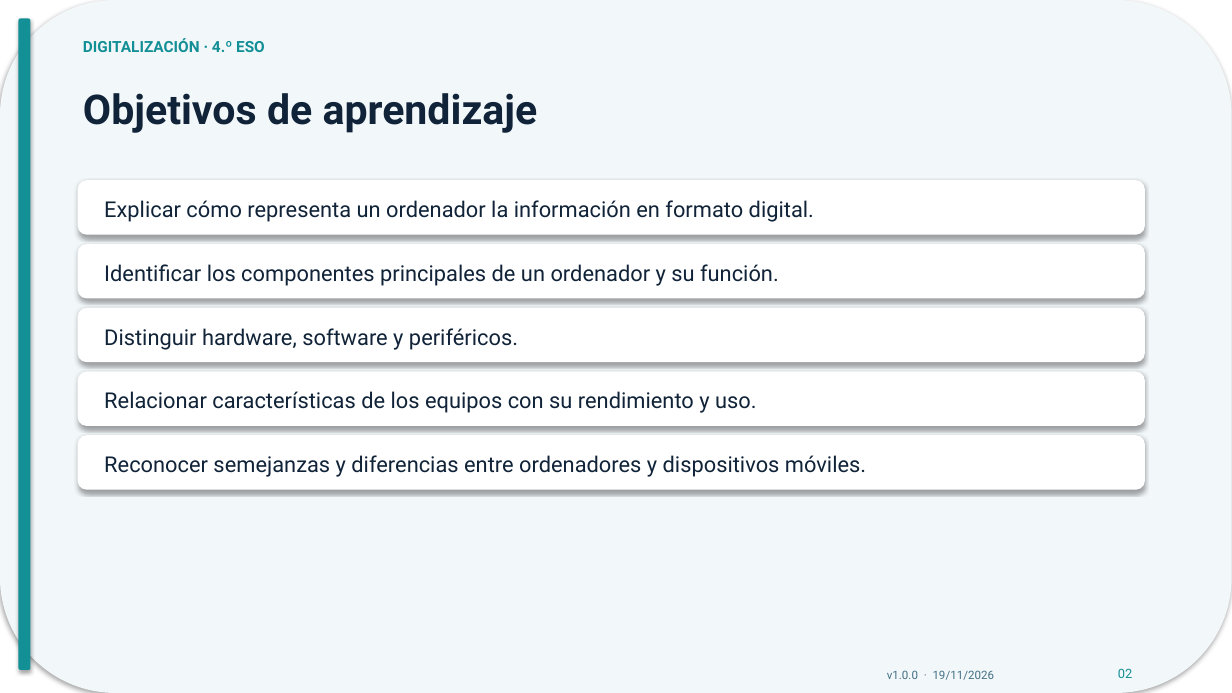
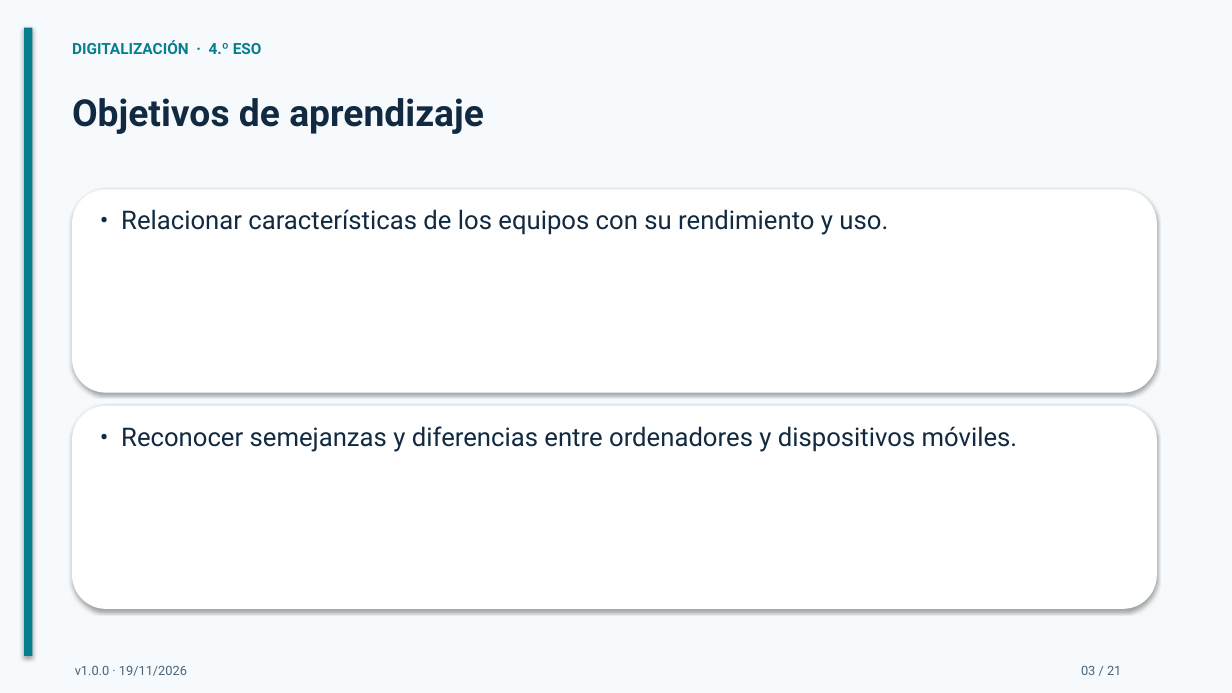
Before and after one commit to bitschips/digitaliza4, a slide deck: slide 3 of temas/tema-01-arquitectura-de-ordenadores/presentaciones/tema-01-arquitectura-de-ordenadores.pptx (slide 2 before the commit). Drawn at 1232x693 pixels with LibreOffice and Linux fonts; fonts in the diff are those of the drawing. Boxes give left, top, right and bottom in pixels: in the first picture for what was removed or moved away, otherwise in the second. Text is boxed around its words. In the diff, an @@ line names an element or a change of style, - is before the commit and + after.

```diff
--- a/temas/tema-01-arquitectura-de-ordenadores/presentaciones/tema-01-arquitectura-de-ordenadores.pptx
+++ b/temas/tema-01-arquitectura-de-ordenadores/presentaciones/tema-01-arquitectura-de-ordenadores.pptx
@@ rounded rectangle removed at [0, 0, 1232, 693] @@
@@ rectangle added at [0, 0, 1232, 693], fill #F6FAFC @@
@@ rounded rectangle removed at [18, 18, 30, 670] @@
@@ rectangle added at [24, 28, 32, 656], fill #077E90 @@
@@ text "DIGITALIZACIÓN · 4.º ESO" at [72, 40, 262, 54]: text colour #138F96 to #077E90 @@
@@ text "Objetivos de aprendizaje": place and size @@
-text "Objetivos de aprendizaje" at [83, 93, 538, 133]
+text "Objetivos de aprendizaje" at [72, 98, 484, 134]
@@ text "Objetivos de aprendizaje" at [72, 98, 484, 134]: size 32 to 29 pt, text colour #102338 to #112A41 @@
@@ rounded rectangle: place and size @@
-rounded rectangle at [78, 244, 1145, 299]
+rounded rectangle at [72, 189, 1157, 393]
@@ rounded rectangle removed at [78, 180, 1145, 235] @@
@@ text removed at [104, 200, 814, 222] @@
-Explicar cómo representa un ordenador la información en formato digital.
@@ text at [121, 209, 888, 235]: text changed; size 17 to 20 pt; text colour #102338 to #112A41 @@
-Relacionar características de los equipos con su rendimiento y uso.
+• Relacionar características de los equipos con su rendimiento y uso.
@@ text removed at [104, 264, 779, 286] @@
-Identificar los componentes principales de un ordenador y su función.
@@ rounded rectangle removed at [78, 308, 1145, 362] @@
@@ text removed at [104, 328, 518, 350] @@
-Distinguir hardware, software y periféricos.
@@ rounded rectangle removed at [78, 372, 1145, 426] @@
@@ rounded rectangle: place and size @@
-rounded rectangle at [78, 435, 1145, 490]
+rounded rectangle at [72, 406, 1157, 609]
@@ text at [121, 426, 1018, 452]: text changed; size 17 to 20 pt; text colour #102338 to #112A41 @@
-Reconocer semejanzas y diferencias entre ordenadores y dispositivos móviles.
+• Reconocer semejanzas y diferencias entre ordenadores y dispositivos móviles.
@@ text "v1.0.0 · 19/11/2026": place and size @@
-text "v1.0.0 · 19/11/2026" at [887, 670, 995, 680]
+text "v1.0.0 · 19/11/2026" at [75, 666, 187, 676]
@@ text "v1.0.0 · 19/11/2026" at [75, 666, 187, 676]: size 9 to 10 pt, text colour #447085 to #4A6478 @@
@@ text added at [1081, 666, 1121, 675], 10 pt, text #4A6478 @@
+03 / 21
@@ text removed at [1118, 668, 1132, 678] @@
-02
```
Also in this commit, not shown: 2 other slides changed, 18 slides added, 13 slides removed, 2 other files.
